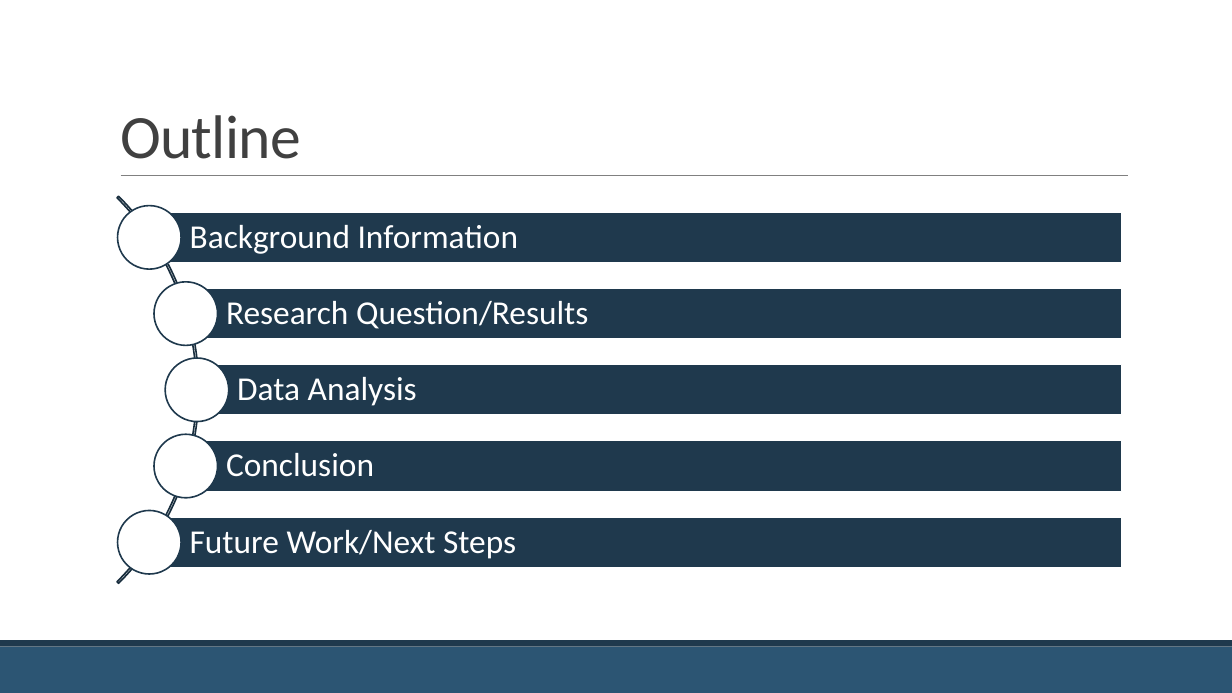
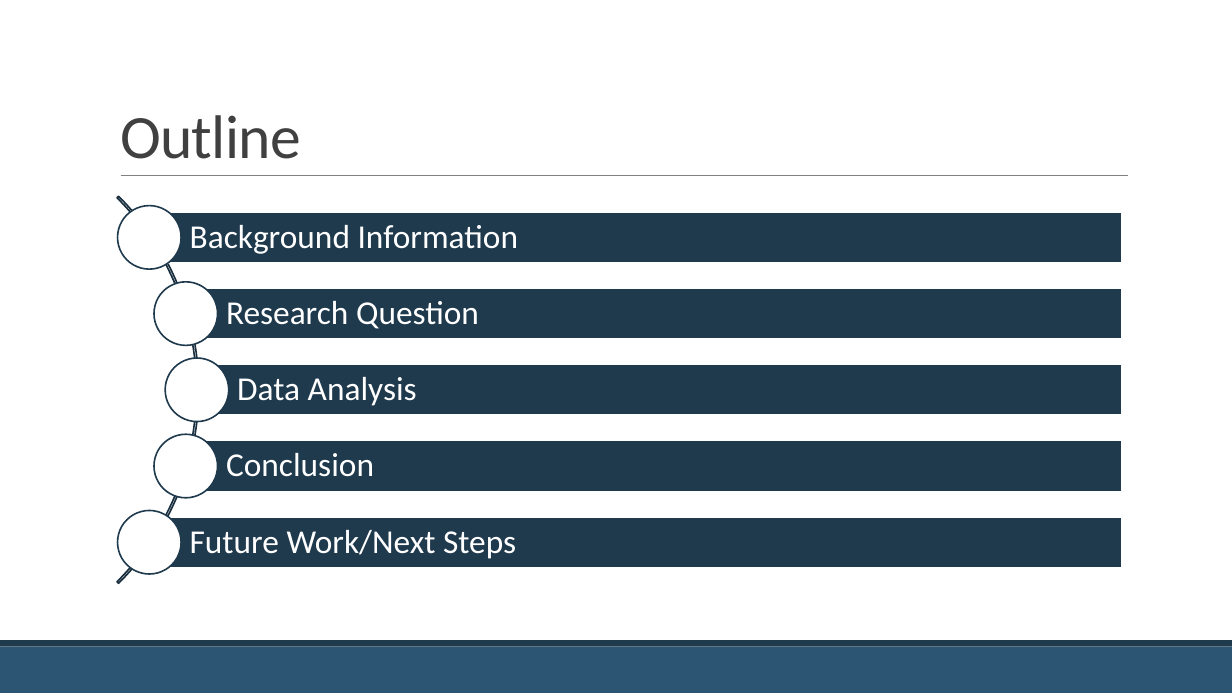
Before and after one commit to jackcopeland11/nyc_apartment_rent_analysis, a slide deck: slide 2 of Covid-19 and the NYC Apartment Market.pptx. Drawn at 1232x693 pixels with LibreOffice and Linux fonts; fonts in the diff are those of the drawing. Boxes give left, top, right and bottom in pixels: in the first picture for what was removed or moved away, otherwise in the second. Text is boxed around its words. In the diff, an @@ line names an element or a change of style, - is before the commit and + after.

```diff
--- a/Covid-19 and the NYC Apartment Market.pptx
+++ b/Covid-19 and the NYC Apartment Market.pptx
@@ text at [226,301,479,329]: text changed @@
-Research Question/Results
+Research Question
```
Also in this commit, not shown: 5 slides added, 1 slide removed, 7 other files.
